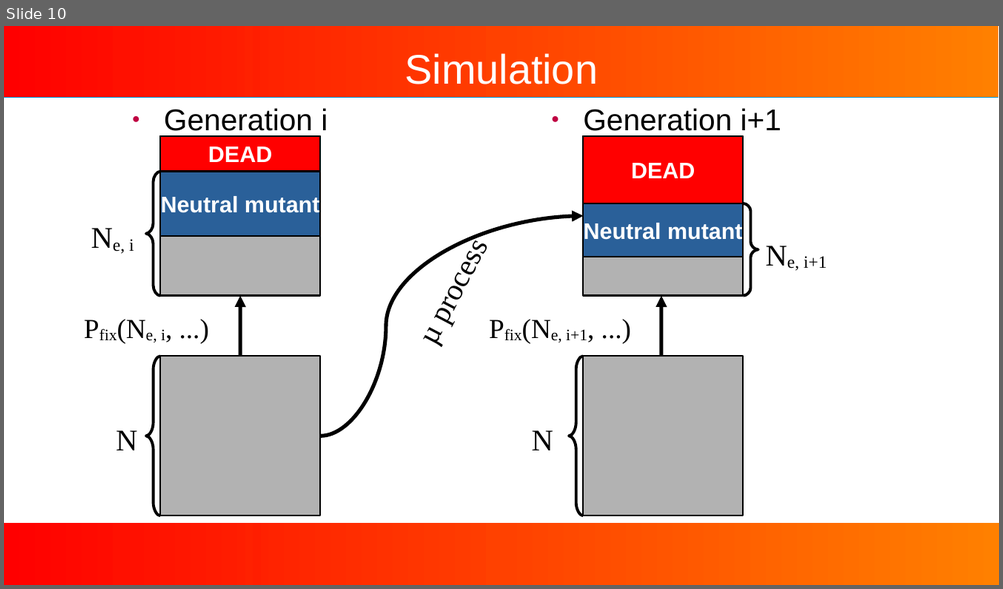
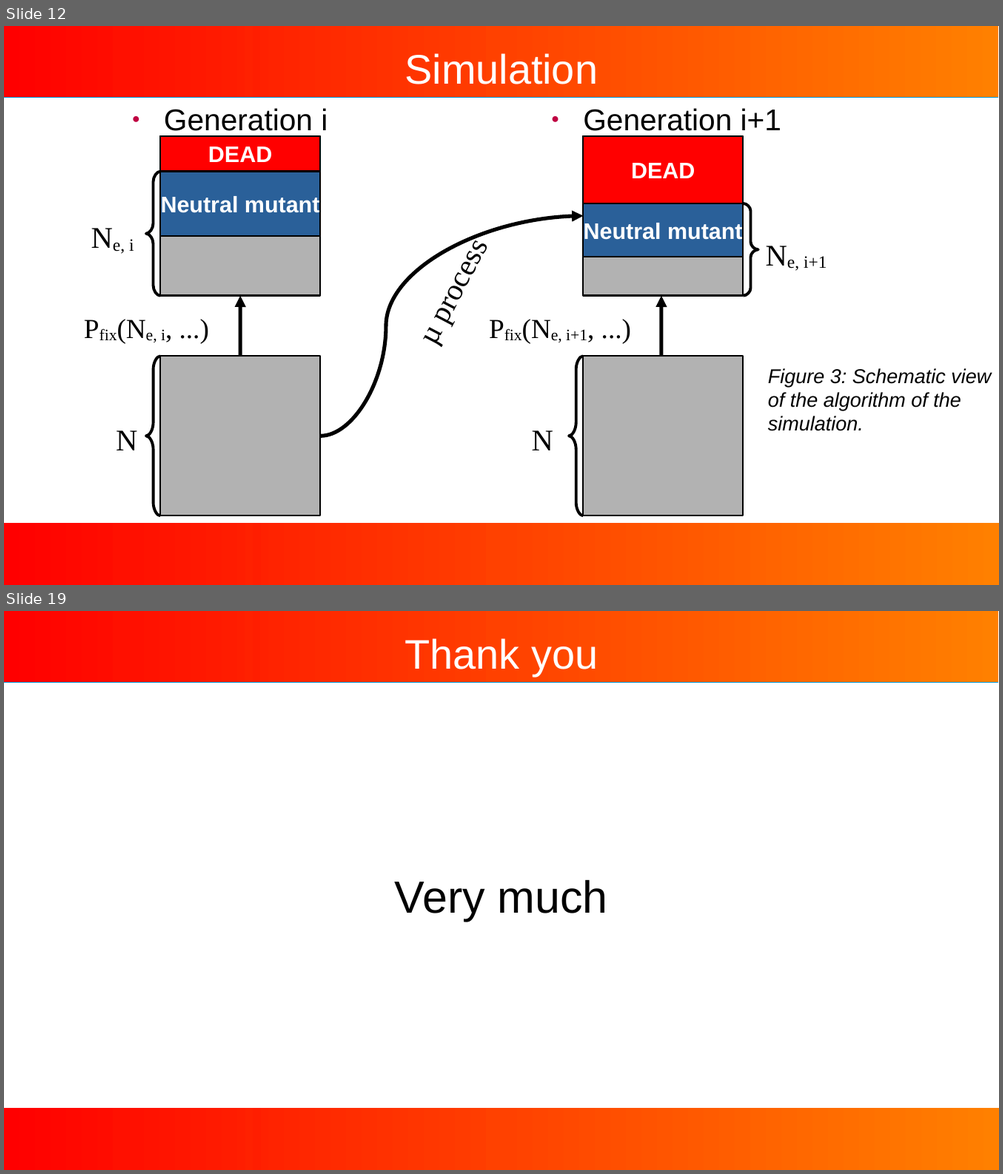
Before and after one commit to Jojobarbarr/AL_predict, a slide deck: talk.odp. Shown one above the other, each under a label of ours: slide 10 before the commit, slides 12 and 19 after it; the slides between them are not shown. The pictures are 1003x589 and 1003x1174 pixels, drawn with LibreOffice and Linux fonts; fonts in the diff are those of the drawing; background and template pictures are left out. Boxes give left, top, right and bottom in pixels: in the first picture for what was removed or moved away, otherwise in the second. Text is boxed around its words. In the diff, an @@ line names an element or a change of style, - is before the commit and + after.

```diff
--- a/talk.odp
+++ b/talk.odp
@@ slide 19 added at box(4, 611, 999, 1170), background #FFFFFF; not listed: 2 template elements that a slide beside it also shows @@
@@ title added at box(404, 638, 597, 676), 33 pt, text #FFFFFF @@
+Thank you
@@ text added at box(395, 880, 608, 921), 36 pt, text #000000 @@
+Very much
@@ what was slide 10 is now slide 12 @@
@@ slide 12 changed as well @@
@@ text added at box(768, 369, 990, 432), 16 pt, text #000000, italic @@
+Figure 3: Schematic view of the algorithm of the simulation.
```
Also in this commit, not shown: 6 other slides changed, 10 other slides added, 2 slides removed, 8 other files.
